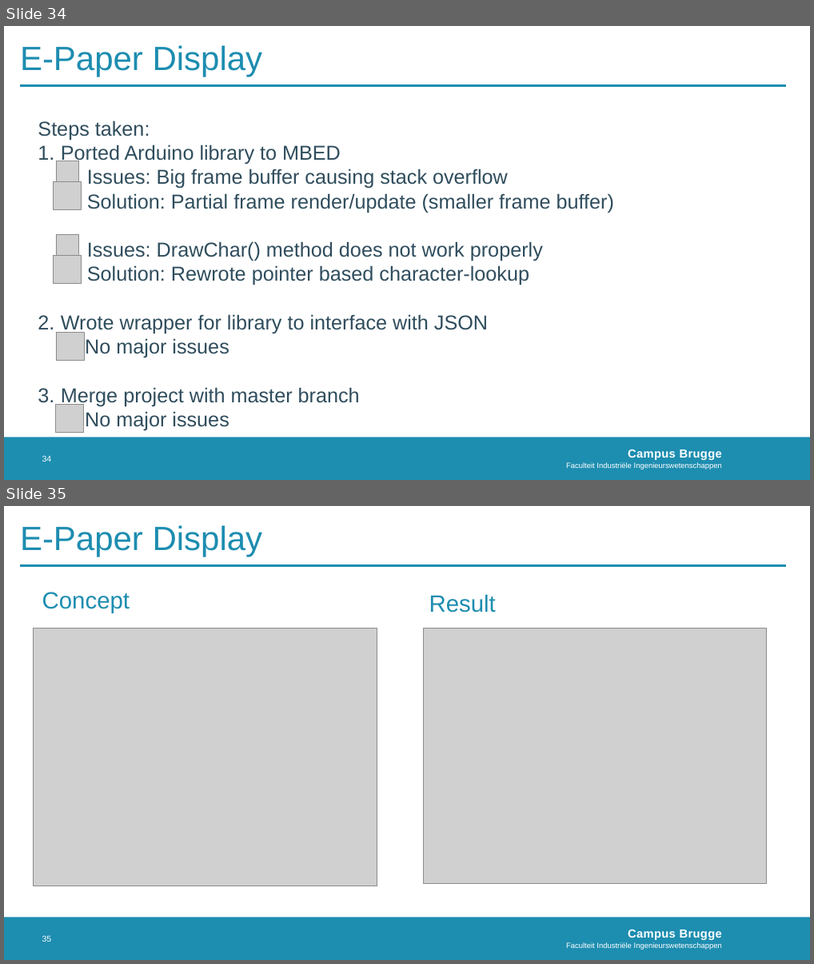
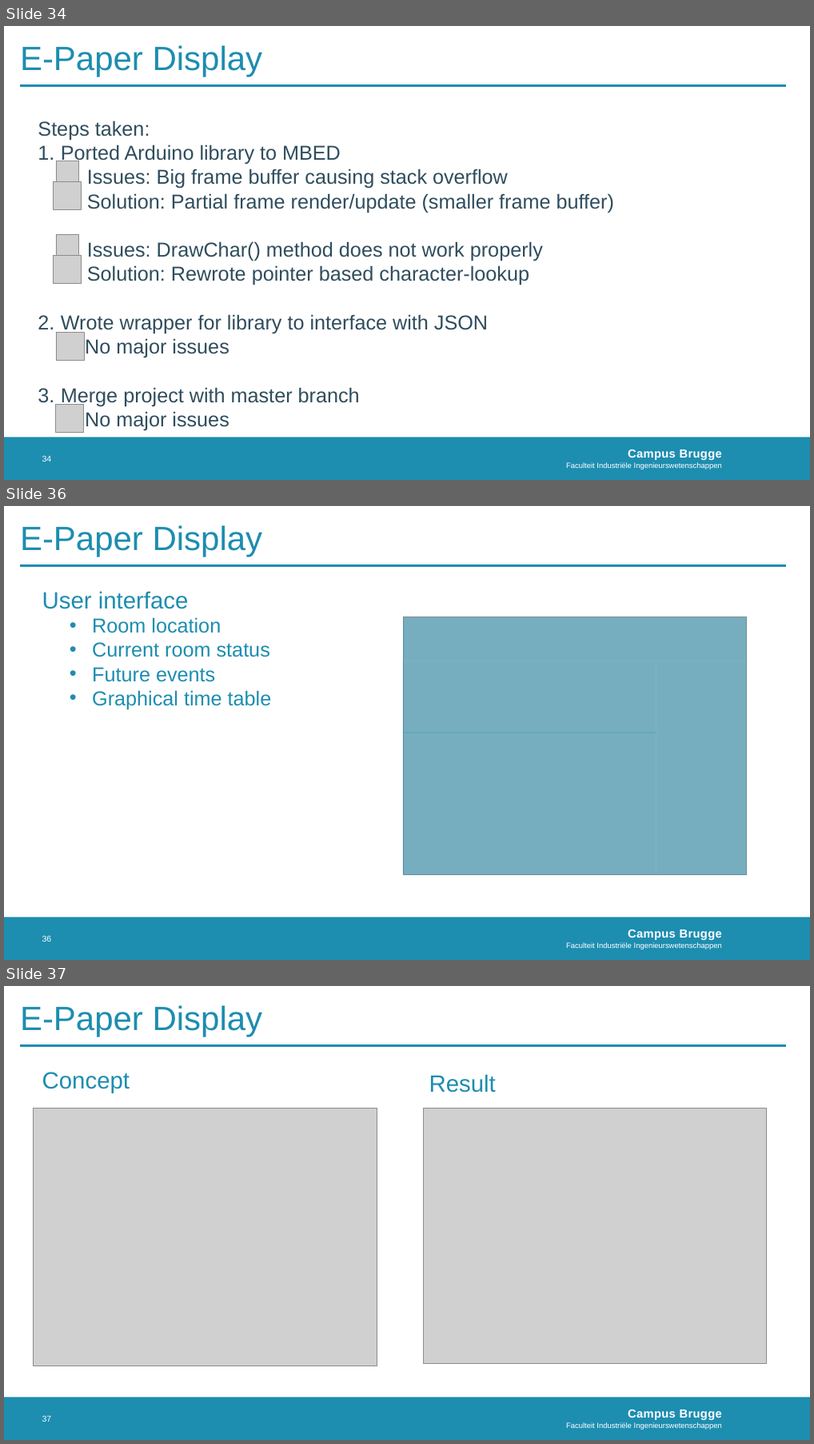
Before and after one commit to MichelDequick/E-ink-Room-Reservation-Display, a slide deck: Documentation/Presentatie.pptx. Shown one above the other, each under a label of ours: slides 34 and 35 before the commit, slides 34, 36 and 37 after it; the slides between them are not shown. The pictures are 814x964 and 814x1444 pixels, drawn with LibreOffice and Linux fonts; fonts in the diff are those of the drawing; grey boxes stand for pictures; background and template pictures are left out. Boxes give left, top, right and bottom in pixels: in the first picture for what was removed or moved away, otherwise in the second. Text is boxed around its words. In the diff, an @@ line names an element or a change of style, - is before the commit and + after.

```diff
--- a/Documentation/Presentatie.pptx
+++ b/Documentation/Presentatie.pptx
@@ slide 36 added at (4, 506, 810, 960), background #FFFFFF; not listed: 2 template elements that a slide beside it also shows @@
@@ title added at (20, 525, 263, 556), 40 pt, text #1D8DB0 @@
+E-Paper Display
@@ line added from (20, 566) to (787, 566), #1D8DB0 2.5 pt @@
@@ text added at (42, 591, 189, 609), 28 pt, text #1D8DB0 @@
+User interface
@@ text added at (92, 617, 272, 710), 24 pt, text #1D8DB0 @@
+• Room location
+• Current room status
+• Future events
+• Graphical time table
@@ picture added at (403, 617, 747, 875) @@
@@ rectangle added at (403, 617, 747, 661), fill #1D8DB0 at 50% opacity @@
@@ rectangle added at (403, 661, 657, 733), fill #1D8DB0 at 50% opacity @@
@@ rectangle added at (657, 661, 747, 875), fill #1D8DB0 at 50% opacity @@
@@ rectangle added at (403, 732, 657, 875), fill #1D8DB0 at 50% opacity @@
@@ page number added at (42, 935, 52, 941), 10 pt, text #FFFFFF @@
+36
@@ what was slide 35 is now slide 37 @@
@@ page number at (42, 1415, 52, 1421): text changed @@
-35
+37
```
Also in this commit, not shown: 1 slide changed, 2 other slides added.
